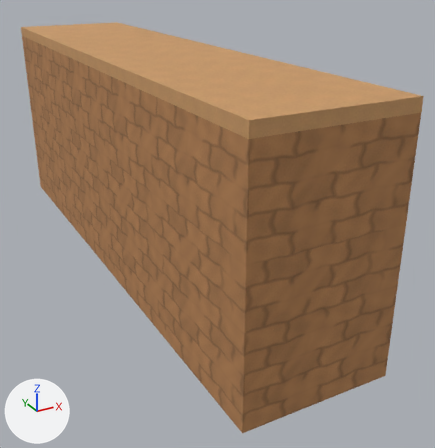
A saved change to the glTF model assets/3d/sumer-buildings/cityWall.glb.
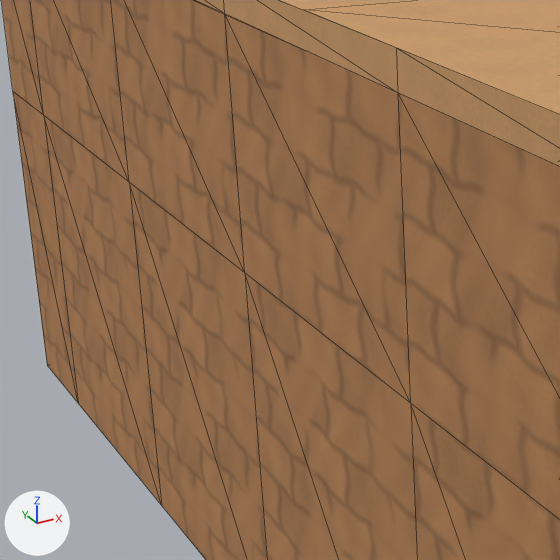
Old and new are each drawn whole from a camera (50 mm lens) standing at (-2.46, -5.87, 2.95) and looking at (0.4, -0.68, 0.36) and again close up on the part from 6% to 48% of the width and 15% to 56% of the height. Every picture has the same lights, and +X, +Y and +Z are marked at lower left. The older version's two pictures come first. The close-ups show mesh edges as thin lines. Where no turn or scale is listed for an object, it has been applied to the vertices.

Objects in the first close-up: 'cityWall-0'.
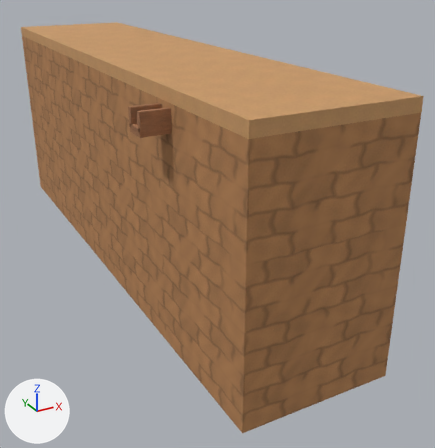
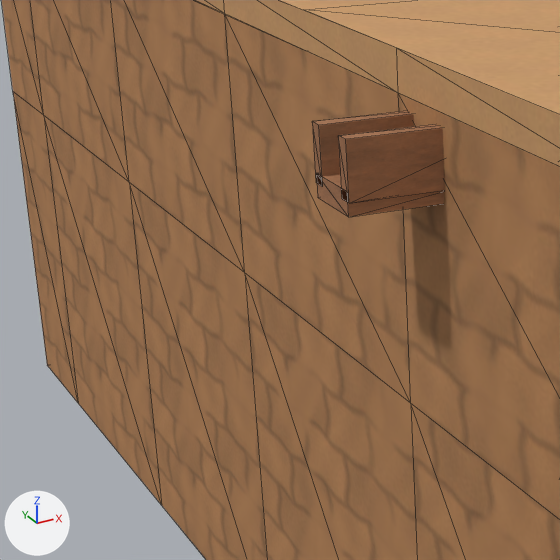
Where the newer file only moved an object's origin or applied its transform, the numbers keep the older frame.

Diff of the bpy script that builds the scene:
```diff
--- a/assets/3d/sumer-buildings/cityWall.glb.py
+++ b/assets/3d/sumer-buildings/cityWall.glb.py
@@ img_assets_3d_textures_courtyard_plaster_normal_jpg @@
+img_assets_3d_textures_courtyard_plaster_normal_jpg = load_image('assets/3d/textures/courtyard/plaster-normal.jpg', '_unpacked/assets_3d_textures_courtyard_plaster-normal.jpg', 512, 512, 'Non-Color')
@@ img_assets_3d_textures_courtyard_plaster_color_jpg @@
+img_assets_3d_textures_courtyard_plaster_color_jpg = load_image('assets/3d/textures/courtyard/plaster-color.jpg', '_unpacked/assets_3d_textures_courtyard_plaster-color.jpg', 512, 512, 'sRGB')
@@ mat_courtyard_fired @@
+mat_courtyard_fired = bpy.data.materials.new('courtyard-fired')
+# colours: brown #b17a55
+# uses the picture img_assets_3d_textures_courtyard_plaster_color_jpg
+# uses the picture img_assets_3d_textures_courtyard_plaster_normal_jpg
@@ me_mesh_1 @@
+me_mesh_1.from_pydata(...)  # a box spanning x -0.925..-0.435, y -1.779..-1.734, z 1.825..1.975; a box spanning x -0.925..-0.435, y -1.947..-1.902, z 1.825..1.975; a box spanning x -0.925..-0.435, y -1.94..-1.74, z 1.79..1.85
+me_mesh_1.materials.append(mat_courtyard_fired)
@@ ob_workshop_citywall_courtyard_fired @@
+ob_workshop_citywall_courtyard_fired = bpy.data.objects.new('workshop-cityWall-courtyard-fired', me_mesh_1)
+ob_workshop_citywall_courtyard_fired.location = (0.0, 0.0, 0.0)
```

Where the change shows, as pixel boxes (x1, y1, x2, y2) in the close-ups (560 x 560 px):
'workshop-cityWall-courtyard-fired', added (brown): after (312, 111, 445, 217)
